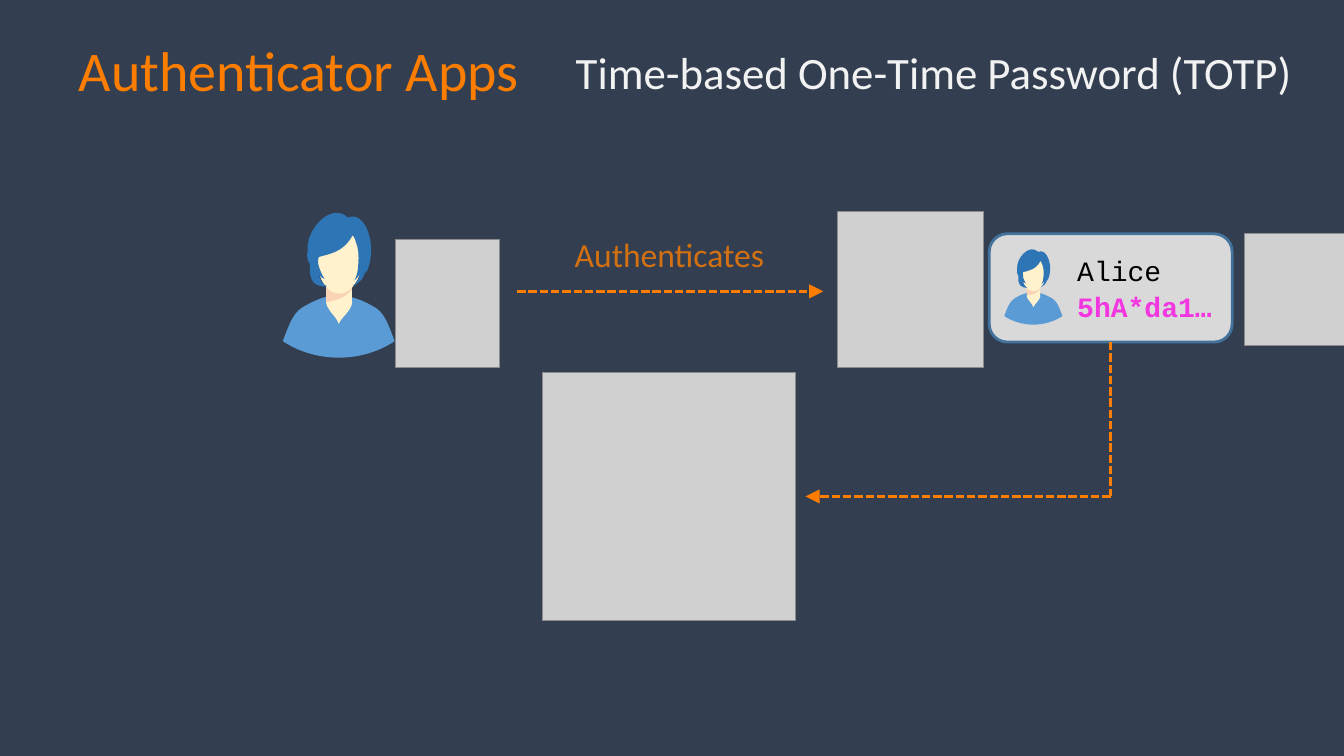
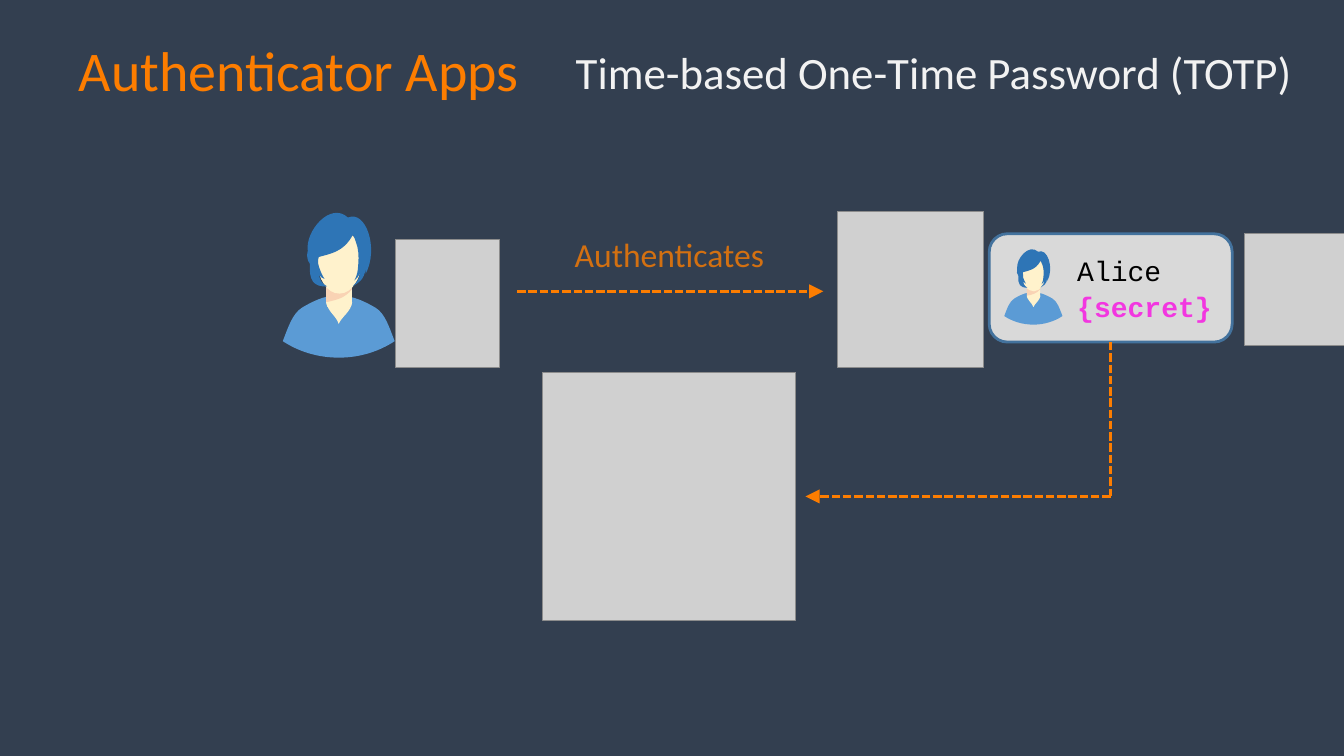
Before and after one commit to spetryjohnson/talk-PracticalAuthForDevs, a slide deck: slide 130 of Practical Auth for Devs - Beer City Code 2024.pptx. Drawn at 1344x756 pixels with LibreOffice and Linux fonts; fonts in the diff are those of the drawing; grey boxes stand for pictures. Boxes give left, top, right and bottom in pixels: in the first picture for what was removed or moved away, otherwise in the second. Text is boxed around its words. In the diff, an @@ line names an element or a change of style, - is before the commit and + after.

```diff
--- a/Practical Auth for Devs - Beer City Code 2024.pptx
+++ b/Practical Auth for Devs - Beer City Code 2024.pptx
@@ text at [1077,297,1212,323]: text changed @@
-5hA*da1…
+{secret}
```
Also in this commit, not shown: 3 other slides changed, 1 slide added.
